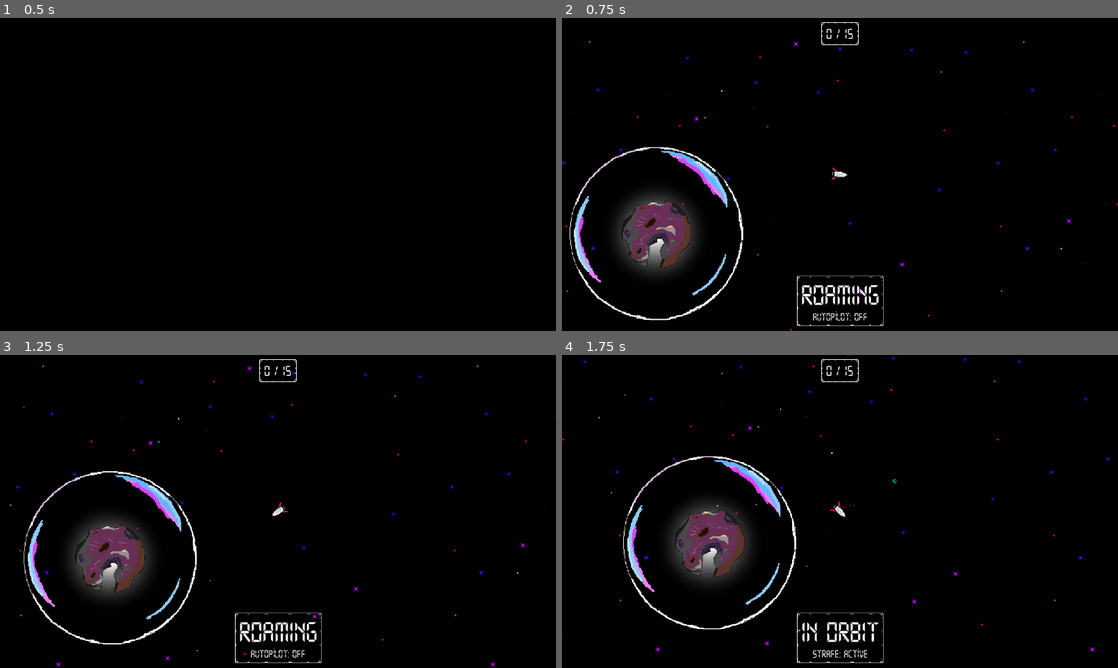
Above: before the commit, frames 1-4 (two rows, left to right).
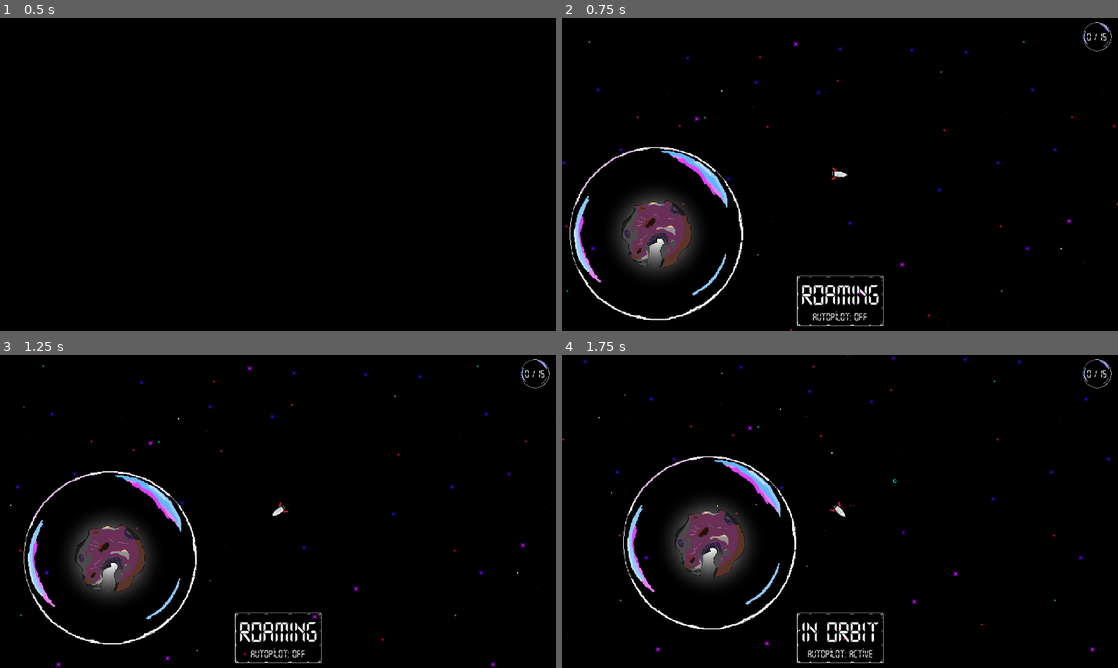
Above: after the commit, the same moments.

Repository: bjornarprytz/bubbleoids
Game: Godot game, scene res://splash.tscn
Two runs of this game, one before a commit and one after it. Both use one fixed random seed, a clock stepped at 60 frames per second and the inputs below. Sound files missing from this copy of the repository are replaced by a short silence.
Inputs (mouse positions are in pixels of both pictures, inside the frame that each line leads up to):
- Up to frame 1 (0.5 s): no input
- Up to frame 2 (0.75 s): tap Enter at 0.5 s; move the mouse to (962, 158) at 0.52 s; hold Right (ui_right) from 0.53 s (still down); hold Space (throttle) from 0.53 s (still down); click (962, 158) at 0.67 s
- Up to frame 3 (1.25 s): keep holding Right (ui_right); keep holding Space (throttle)
- Up to frame 4 (1.75 s): move the mouse to (728, 527) at 1.27 s; release Right (ui_right) at 1.28 s; release Space (throttle) at 1.28 s; hold Left (ui_left) from 1.28 s (still down); tap Space (throttle) at 1.35 s

Frame 1 is identical in both runs. In frame 2, 0.2% of the frame differs, in the area x 46-99%, y 1-11%; in frame 3, 0.2%; in frame 4, 0.4%, in the area x 44-99%, y 1-97%.

Commit message:
UI tweak

Diff:
--- a/src/main.gd
+++ b/src/main.gd
@@ -31,7 +31,7 @@
 
 func _on_orbit_entered(_planet: Planet):
 	state.text = "IN ORBIT"
-	controls.text = "Strafe: active"
+	controls.text = "Autopilot: active"
 
 func _on_atmosphere_entered(planet: Planet):
 	if planet.type in discovered:
--- a/src/main.tscn
+++ b/src/main.tscn
@@ -1,8 +1,11 @@
-[gd_scene load_steps=4 format=3 uid="uid://cgrejd4v5ywd3"]
+[gd_scene load_steps=6 format=3 uid="uid://cgrejd4v5ywd3"]
 
 [ext_resource type="Script" uid="uid://dpwj7g7h22h4c" path="res://main.gd" id="1_h2yge"]
 [ext_resource type="PackedScene" uid="uid://7eksb1ln826g" path="res://player.tscn" id="2_0xm2m"]
+[ext_resource type="Texture2D" uid="uid://bh5saq5wwup27" path="res://assets/img/bubble test 1.png" id="2_1bvp3"]
 [ext_resource type="PackedScene" uid="uid://ckdwmqvdejpff" path="res://world/infinite_sectors.tscn" id="3_h2yge"]
+
+[sub_resource type="StyleBoxEmpty" id="StyleBoxEmpty_1bvp3"]
 
 [node name="Main" type="Node2D"]
 script = ExtResource("1_h2yge")
@@ -60,27 +63,34 @@
 autowrap_mode = 0
 
 [node name="PanelContainer" type="PanelContainer" parent="CanvasLayer/Control"]
-texture_filter = 1
+texture_filter = 2
 layout_mode = 1
 anchors_preset = 5
 anchor_left = 0.5
 anchor_right = 0.5
-offset_left = -43.0
+offset_left = 559.0
 offset_top = -623.0
-offset_right = 43.0
-offset_bottom = -571.0
+offset_right = 625.0
+offset_bottom = -557.0
 grow_horizontal = 2
+theme_override_styles/panel = SubResource("StyleBoxEmpty_1bvp3")
 
-[node name="CenterContainer" type="CenterContainer" parent="CanvasLayer/Control/PanelContainer"]
+[node name="CenterContainer2" type="CenterContainer" parent="CanvasLayer/Control/PanelContainer"]
 layout_mode = 2
 
-[node name="Goal" type="RichTextLabel" parent="CanvasLayer/Control/PanelContainer/CenterContainer"]
+[node name="Goal" type="RichTextLabel" parent="CanvasLayer/Control/PanelContainer/CenterContainer2"]
 unique_name_in_owner = true
 layout_mode = 2
+theme_override_font_sizes/normal_font_size = 24
 bbcode_enabled = true
 text = "0 / 15"
 fit_content = true
 autowrap_mode = 0
+
+[node name="TextureRect" type="TextureRect" parent="CanvasLayer/Control/PanelContainer"]
+layout_mode = 2
+texture = ExtResource("2_1bvp3")
+expand_mode = 1
 
 [node name="FadeOut" type="ColorRect" parent="CanvasLayer"]
 unique_name_in_owner = true
